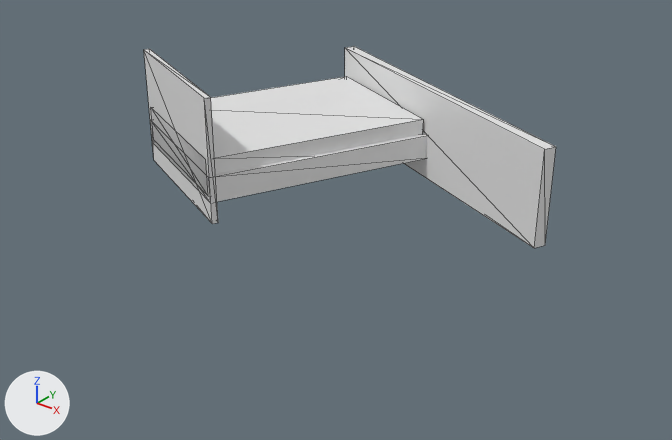
What one commit did to the glTF model dataset/unit_augment/mesh_06.glb.
Before and after are seen from a 50 mm camera at (1.362, -1.647, 0.792) aimed at (0.43, -0.481, 0.069). The axes (+X, +Y, +Z) are drawn at lower left. The lights are the same throughout. Mesh edges are drawn as thin lines. Where no turn or scale is listed for an object, it has been applied to the vertices.

In view in the first picture: 'geometry_0'.
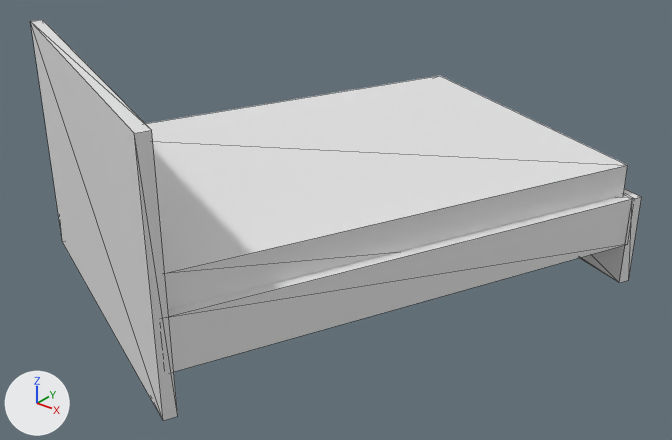
Location of each change, [x1, y1, x2, y2] in pixels of the pictures (672 x 440 px; the box of a moved part takes in the faces that stretch with it):
'geometry_0', reshaped (48% wider, 98% taller)
    before: [144, 46, 556, 248]
    after: [30, 20, 642, 421]
part 1 of me_geometry_0, moved or reshaped
    before: [345, 46, 556, 248]
    after: [30, 20, 178, 421]
part 2 of me_geometry_0, moved or reshaped
    before: [144, 49, 218, 224]
    after: [580, 188, 642, 283]
part 3 of me_geometry_0, moved or reshaped
    before: [150, 76, 427, 202]
    after: [146, 76, 631, 372]

The change, as a list of edits to the scene's bpy script:
```text
Change me_geometry_0:
    where me_geometry_0.from_pydata(...)  # 32 vertices, 48 faces; spans x -0.172..0.709, y -0.532..0.086, z 0.0..0.253
    used by ob_geometry_0; location = (0.0, 0.0, 0.0)
    me_geometry_0 part 1: the loose piece of 8 vertices spanning x 0.022..0.709, y -0.235..0.086, z 0.0..0.195 is scaled about its middle by (0.808, 0.808, 2.12), then moved by (-0.088, -0.795, 0.109)
    me_geometry_0 part 2: the loose piece of 8 vertices spanning x -0.172..0.17, y -0.532..-0.372, z 0.0..0.253 is scaled about its middle by (1.63, 1.63, 0.62), then moved by (0.605, 0.322, -0.048)
    me_geometry_0 part 3
    me_geometry_0.vertices[16].co: (0.163, -0.532, 0.044) -> (0.548, -0.99, 0.071)  # pixel (210, 203) -> pixel (165, 374)
    me_geometry_0.vertices[17].co: (-0.17, -0.385, 0.044) -> (0.006, -0.751, 0.071)  # pixel (152, 142) -> not seen
    me_geometry_0.vertices[18].co: (0.03, 0.07, 0.044) -> (0.332, -0.013, 0.071)
    me_geometry_0.vertices[19].co: (0.364, -0.077, 0.044) -> (0.874, -0.251, 0.071)  # not seen -> pixel (627, 244)
    me_geometry_0.vertices[20].co: (0.163, -0.532, 0.096) -> (0.548, -0.99, 0.157)  # pixel (208, 177) -> not seen
    me_geometry_0.vertices[21].co: (-0.17, -0.385, 0.096) -> (0.006, -0.751, 0.157)  # pixel (150, 119) -> not seen
    me_geometry_0.vertices[22].co: (0.03, 0.07, 0.096) -> (0.332, -0.013, 0.157)
    me_geometry_0.vertices[23].co: (0.364, -0.077, 0.096) -> (0.874, -0.251, 0.157)  # not seen -> pixel (634, 198)
    me_geometry_0.vertices[24].co: (0.154, -0.527, 0.054) -> (0.538, -0.971, 0.087)  # pixel (208, 196) -> not seen
    me_geometry_0.vertices[25].co: (-0.158, -0.39, 0.054) -> (0.031, -0.747, 0.087)  # pixel (153, 139) -> not seen
    me_geometry_0.vertices[26].co: (0.037, 0.052, 0.054) -> (0.348, -0.029, 0.087)
    me_geometry_0.vertices[27].co: (0.348, -0.086, 0.054) -> (0.855, -0.253, 0.087)
    me_geometry_0.vertices[28].co: (0.154, -0.527, 0.13) -> (0.538, -0.971, 0.211)  # pixel (205, 159) -> not seen
    me_geometry_0.vertices[29].co: (-0.158, -0.39, 0.13) -> (0.031, -0.747, 0.211)  # pixel (150, 107) -> not seen
    me_geometry_0.vertices[30].co: (0.037, 0.052, 0.13) -> (0.348, -0.029, 0.211)  # pixel (346, 76) -> pixel (439, 75)
    me_geometry_0.vertices[31].co: (0.348, -0.086, 0.13) -> (0.855, -0.253, 0.211)  # pixel (423, 119) -> pixel (627, 165)
```
